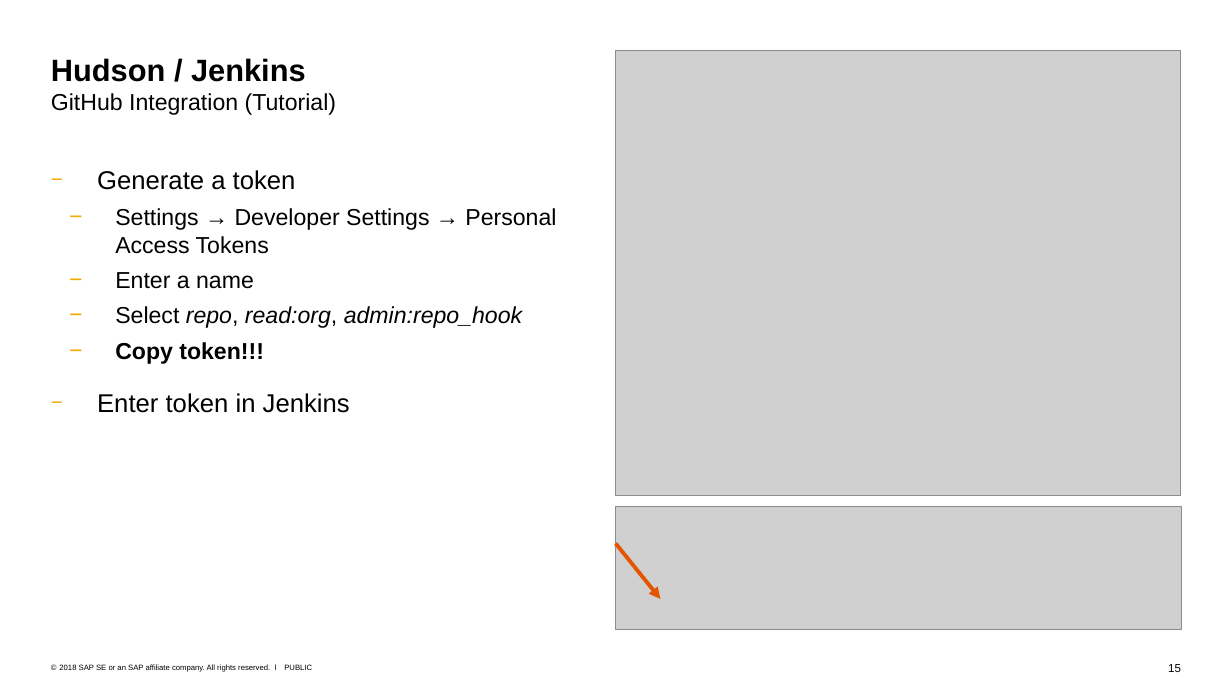
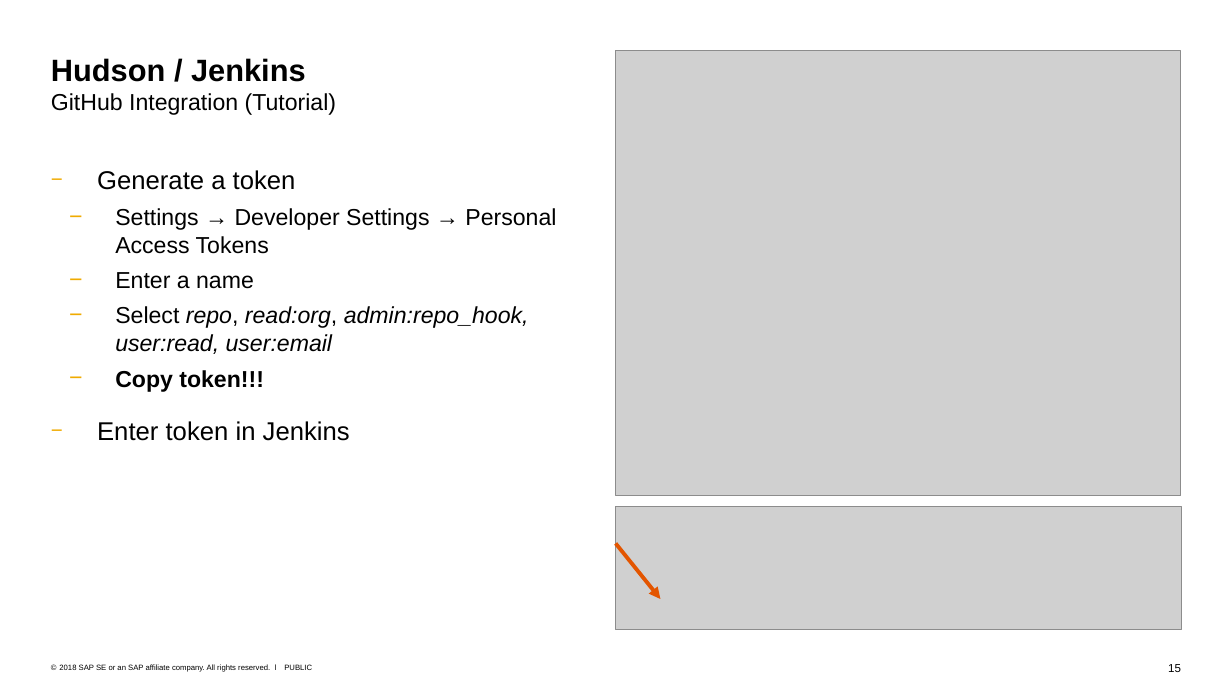
Before and after one commit to raphaelmue/e-portfolio-jenkins, a slide deck: slide 15 of e-Portfolio.pptx. Drawn at 1232x693 pixels with LibreOffice and Linux fonts; fonts in the diff are those of the drawing; grey boxes stand for pictures. Boxes give left, top, right and bottom in pixels: in the first picture for what was removed or moved away, otherwise in the second. Text is boxed around its words. In the diff, an @@ line names an element or a change of style, - is before the commit and + after.

Commit message:
master: rewworked tutorial instructions

```diff
--- a/e-Portfolio.pptx
+++ b/e-Portfolio.pptx
@@ text at [115, 306, 529, 354]: text changed @@
-  − Select repo, read:org, admin:repo_hook
+  − Select repo, read:org, admin:repo_hook, user:read, user:email
```
Also in this commit, not shown: 1 other slide changed, 1 other file.
